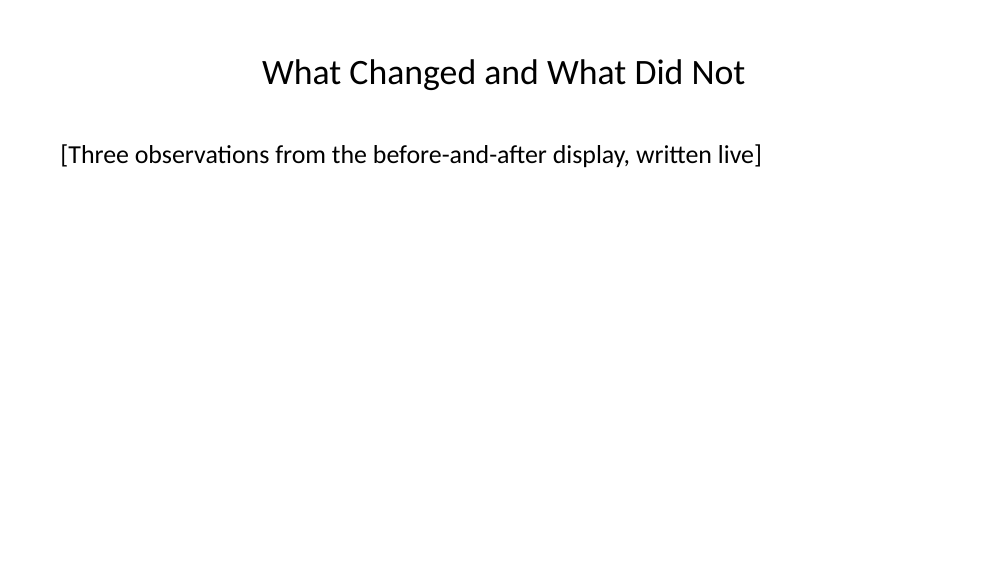
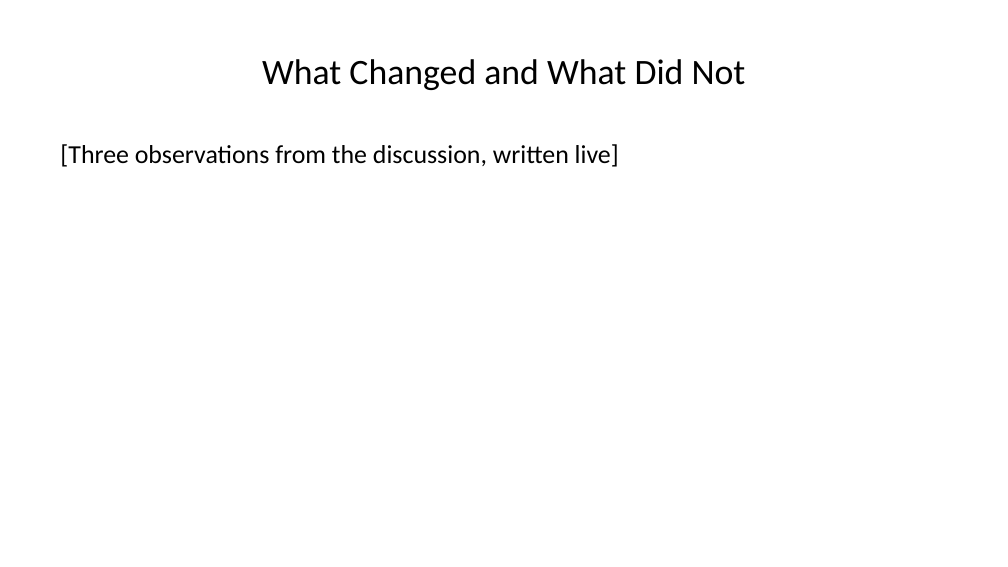
Before and after one commit to steffenerickson/edtech-evidence-lab, a slide deck: slide 14 of slides/output/edtech_slides_v1.pptx (slide 15 before the commit). Drawn at 1008x567 pixels with LibreOffice and Linux fonts; fonts in the diff are those of the drawing. Boxes give left, top, right and bottom in pixels: in the first picture for what was removed or moved away, otherwise in the second. Text is boxed around its words. In the diff, an @@ line names an element or a change of style, - is before the commit and + after.

```diff
--- a/slides/output/edtech_slides_v1.pptx
+++ b/slides/output/edtech_slides_v1.pptx
@@ text at bbox=[60, 144, 619, 167]: text changed @@
-[Three observations from the before-and-after display, written live]
+[Three observations from the discussion, written live]
```
Also in this commit, not shown: 2 other slides changed, 1 slide added, 2 slides removed, 7 other files.
